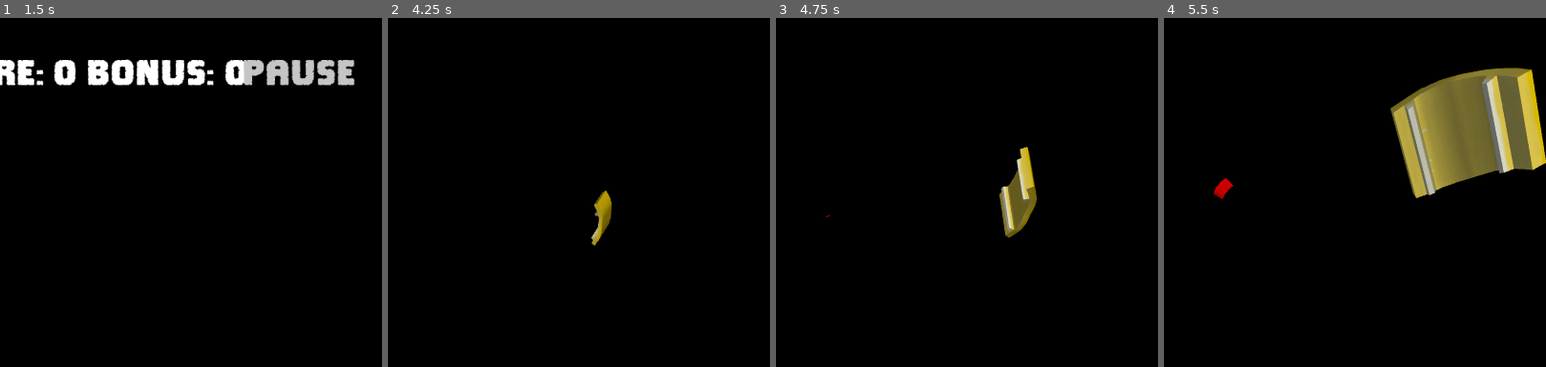
Above: before the commit, frames 1-4 (left to right).
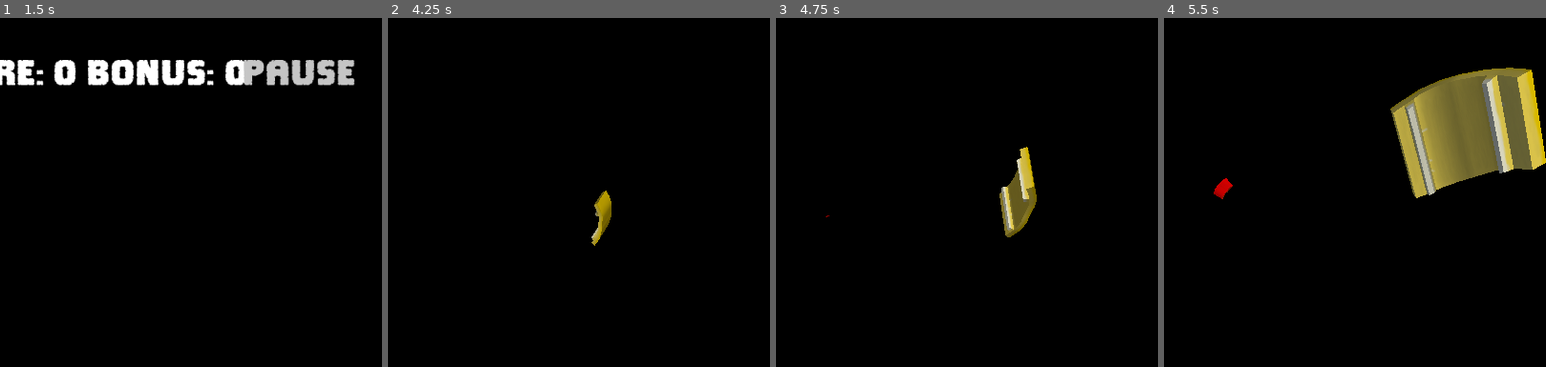
Above: after the commit, the same moments.

Repository: MichaelDawe/skewer_it
Game: Godot game, scene res://main.tscn
Two runs of this game, one before a commit and one after it. Both use one fixed random seed, a clock stepped at 60 frames per second and the inputs below.
Inputs (mouse positions are % of the whole screen's width and height, from its top left):
- Up to frame 1 (1.5 s): click "PLAY" at 0.5 s; click "Play" at 1.25 s
- Up to frame 2 (4.25 s): click "pause" at 2 s; click "Resume" at 2.75 s; tap Enter at 3.5 s; move the mouse to (72, 49) at 3.52 s; click (72, 49) at 3.67 s
- Up to frame 3 (4.75 s): move the mouse to (30, 60) at 4.27 s; click (30, 60) at 4.42 s
- Up to frame 4 (5.5 s): move the mouse to (60, 31) at 5.02 s; click (60, 31) at 5.17 s
The pictures show only the part of the screen within x 50-100%, y 0-50%; the shares and areas given below are measured in that part.

Frame 1 is identical in both runs. In frame 2, less than 0.1% of the frame differs, in the area x 53-59%, y 49-66%; in frame 3, 0.1%; in frame 4, 0.5%, in the area x 13-100%, y 14-52%.

Commit message:
small changes

Diff:
--- a/main.gd
+++ b/main.gd
@@ -79,7 +79,7 @@
 	# assign finalSpeed
 	finalSpeed = speedBoost / (1.0 + (backRed * 3)) # makes game slow to almost 1/3 speed at slowest point.
 	# assign speed for stars
-	shaderTime += delta * 0.01 * finalSpeed
+	shaderTime += delta * 0.015 * finalSpeed
 	$MainCamera/Background.get_active_material(0).set_shader_parameter("t", shaderTime)
 	# mouse positions
 	mouseX = get_viewport().get_mouse_position().x + 1
--- a/main.tscn
+++ b/main.tscn
@@ -58,8 +58,8 @@
 render_priority = 0
 shader = ExtResource("38_reqji")
 shader_parameter/catch = 0.0
-shader_parameter/damaged = null
-shader_parameter/sparks = 0.835
+shader_parameter/damaged = 0.0
+shader_parameter/sparks = 0.0
 
 [sub_resource type="QuadMesh" id="QuadMesh_sw2bk"]
 material = SubResource("ShaderMaterial_ac0uo")
--- a/project.godot
+++ b/project.godot
@@ -42,4 +42,3 @@
 renderer/rendering_method.mobile="gl_compatibility"
 textures/vram_compression/import_etc2_astc=true
 anti_aliasing/screen_space_roughness_limiter/enabled=false
-anti_aliasing/quality/msaa_3d=2
--- a/shaders/post.gdshader
+++ b/shaders/post.gdshader
@@ -18,7 +18,7 @@
 	float vig = 1.0 - (uv.x*uv.y * 16.0); //multiply with sth for intensity
 	vig = pow(vig, 0.5);
 
-	col += col * catch * vig;
+	col *= 1.0 + (catch * vig);
 	col = mix(col, (col * vec3(1.0, 0.0, 0.0)) + vec3(0.2, 0.0, 0.0), vig * damaged);
 
 	col += ((1.0 - UV.y) * sparks * vec3(1.0, 0.4, 0.05));
